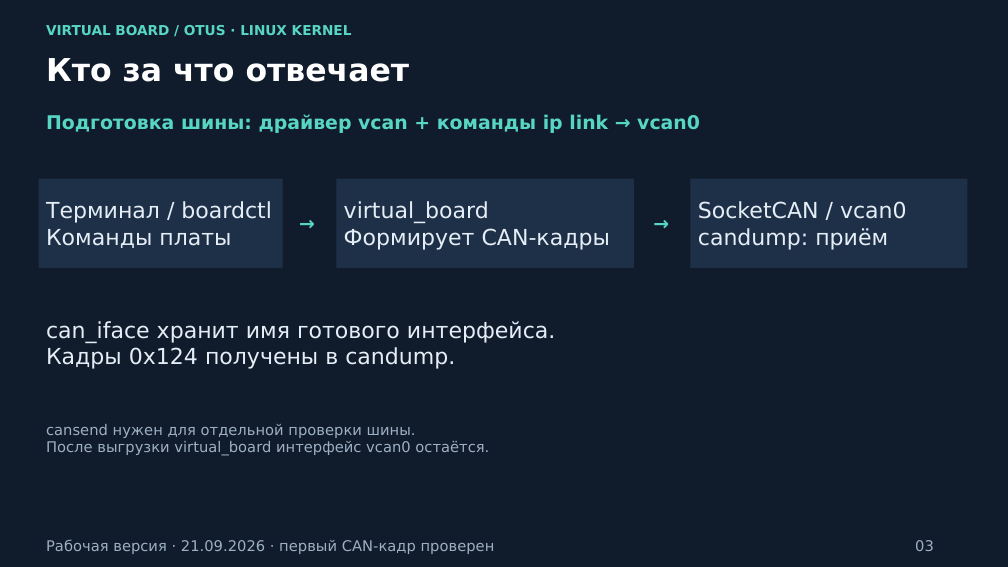
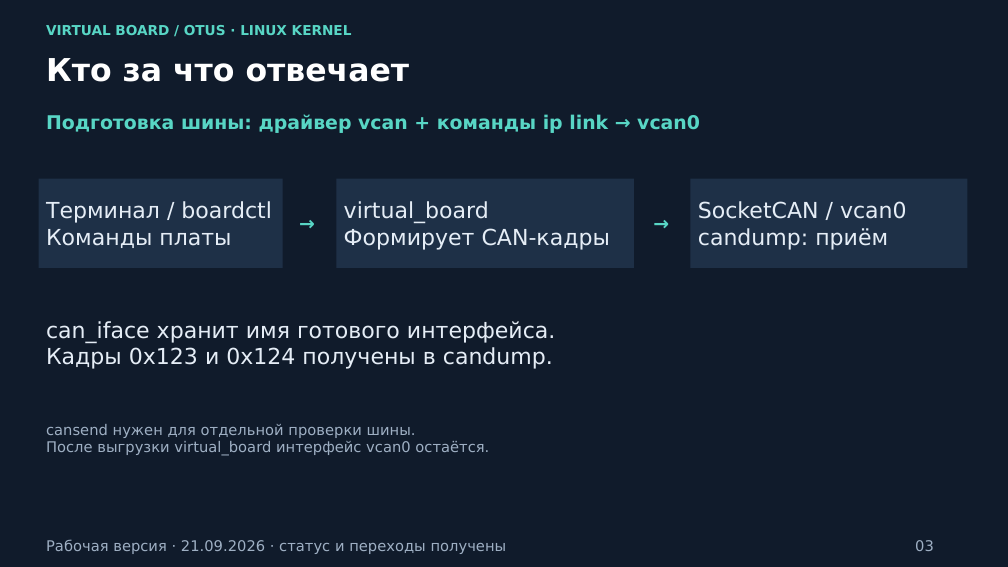
Before and after one commit to andrey-yunin/virtual-board, a slide deck: slide 3 of docs/presentation/virtual_board.pptx. Drawn at 1008x567 pixels with LibreOffice and Linux fonts; fonts in the diff are those of the drawing. Boxes give left, top, right and bottom in pixels: in the first picture for what was removed or moved away, otherwise in the second. Text is boxed around its words. In the diff, an @@ line names an element or a change of style, - is before the commit and + after.

```diff
--- a/docs/presentation/virtual_board.pptx
+++ b/docs/presentation/virtual_board.pptx
@@ text at bbox=[46, 347, 553, 369]: text changed @@
-Кадры 0x124 получены в candump.
+Кадры 0x123 и 0x124 получены в candump.
@@ text at bbox=[46, 539, 507, 554]: text changed @@
-Рабочая версия · 21.09.2026 · первый CAN-кадр проверен
+Рабочая версия · 21.09.2026 · статус и переходы получены
```
Also in this commit, not shown: 2 other slides changed, 9 other files.
